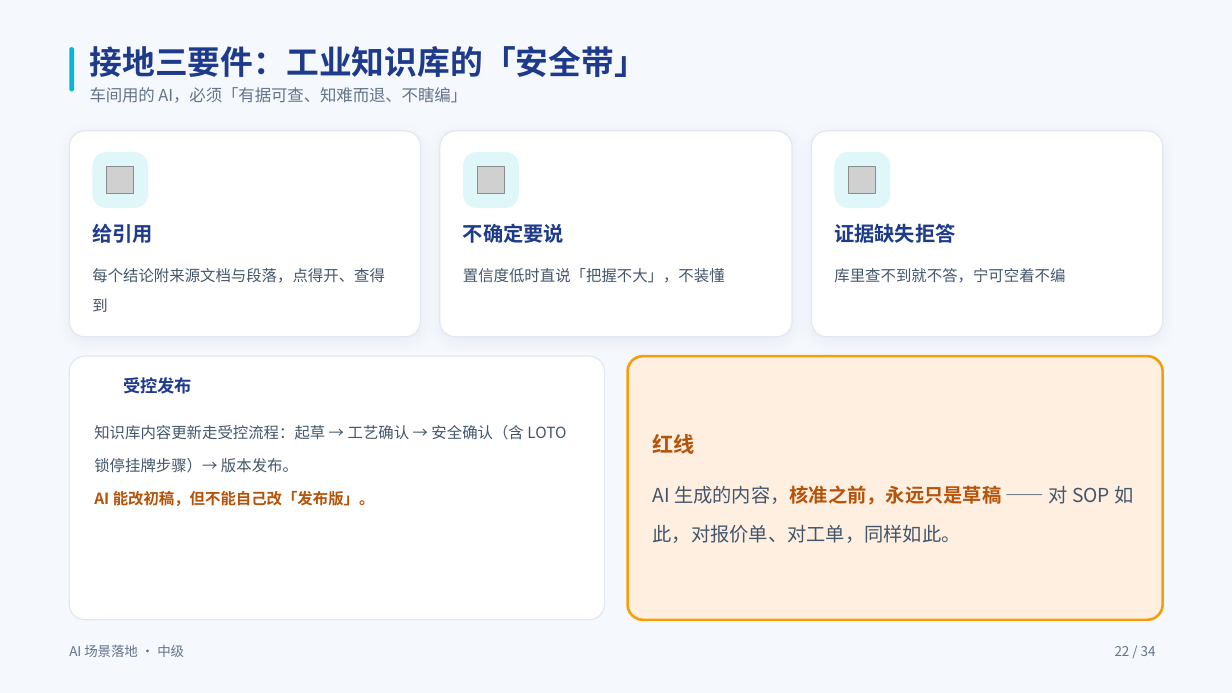
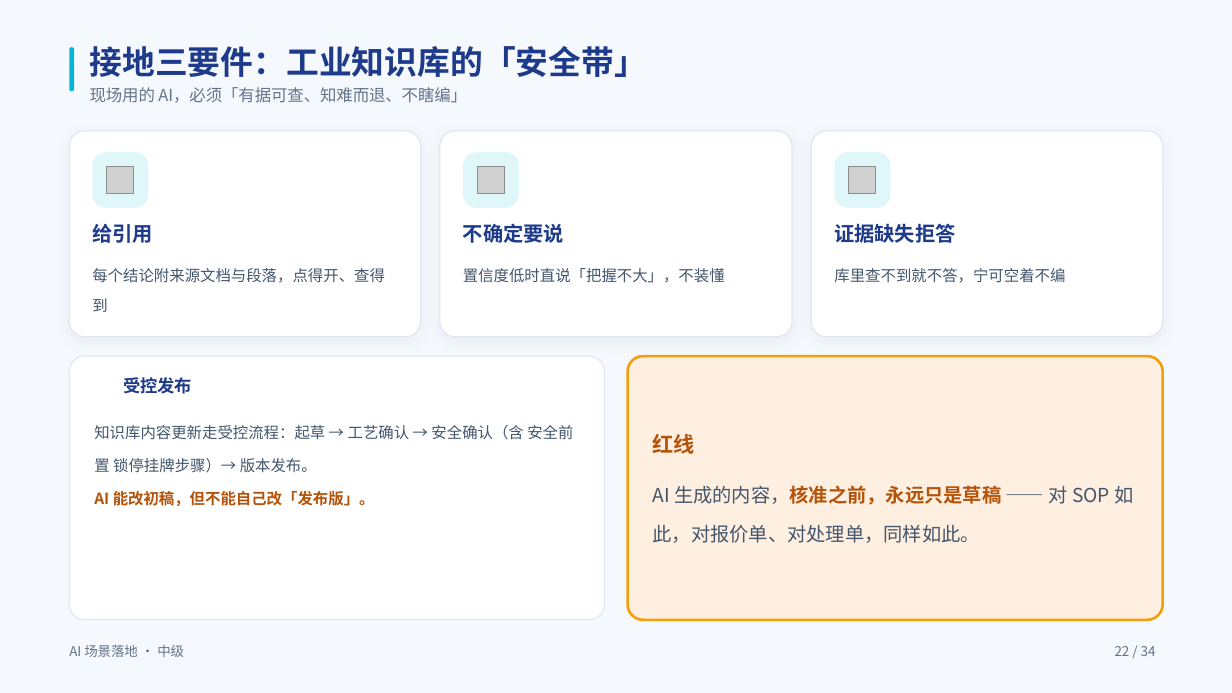
Before and after one commit to swift3000/qiyepinpeixun, a slide deck: slide 22 of 企业AI培训_交付包/中级课程_完整交付包/03_PPT课件/中级_落地层_PPT.pptx. Drawn at 1232x693 pixels with LibreOffice and Linux fonts; fonts in the diff are those of the drawing; grey boxes stand for pictures; background and template pictures are left out. Boxes give left, top, right and bottom in pixels: in the first picture for what was removed or moved away, otherwise in the second. Text is boxed around its words. In the diff, an @@ line names an element or a change of style, - is before the commit and + after.

```diff
--- a/企业AI培训_交付包/中级课程_完整交付包/03_PPT课件/中级_落地层_PPT.pptx
+++ b/企业AI培训_交付包/中级课程_完整交付包/03_PPT课件/中级_落地层_PPT.pptx
@@ text at (90, 87, 467, 103): text changed @@
-车间用的 AI，必须「有据可查、知难而退、不瞎编」
+现场用的 AI，必须「有据可查、知难而退、不瞎编」
@@ text at (94, 425, 573, 473): text changed @@
-知识库内容更新走受控流程：起草 → 工艺确认 → 安全确认（含 LOTO 锁停挂牌步骤）→ 版本发布。
+知识库内容更新走受控流程：起草 → 工艺确认 → 安全确认（含 安全前置 锁停挂牌步骤）→ 版本发布。
@@ text at (653, 485, 1133, 543): text changed @@
-AI 生成的内容，核准之前，永远只是草稿 —— 对 SOP 如此，对报价单、对工单，同样如此。
+AI 生成的内容，核准之前，永远只是草稿 —— 对 SOP 如此，对报价单、对处理单，同样如此。
```
Also in this commit, not shown: 25 other slides changed, 2 other files.
